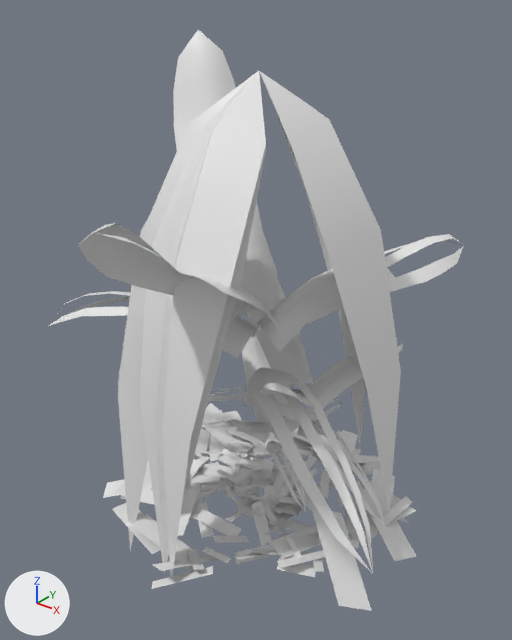
The OBJ model game/assets/models/plants/SM_Plant_HeliconiaYoung_Leaf.obj: old version first, new version second.
Rendered twice from a 50 mm camera at (1.61, -2.03, 2.15) aimed at (-0.02, 0.01, 0.89). Every picture has the same lights, and +X, +Y and +Z are marked at lower left. The first picture is the older version. Where no turn or scale is listed for an object, it has been applied to the vertices. Vertices at exactly the same position are counted once.

In view in the first picture: 'SM_Plant_HeliconiaYoung_Leaf'.
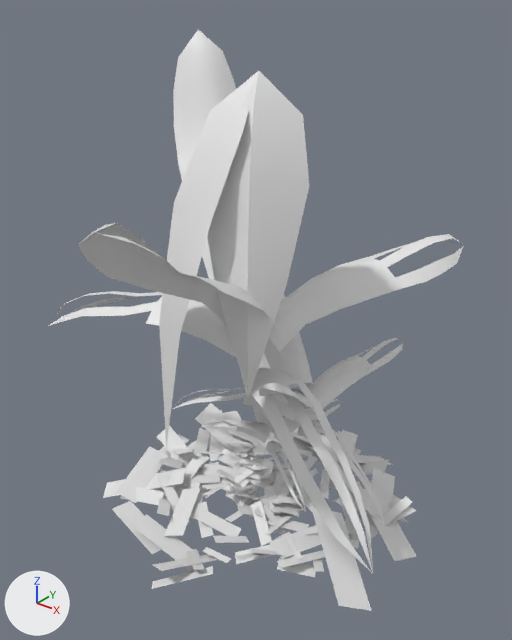
What the commit changed:
me_sm_plant_heliconiayoung_leaf is used by ob_sm_plant_heliconiayoung_leaf; location (0.0, 0.0, 0.0).
me_sm_plant_heliconiayoung_leaf had 1540 vertices, 1489 faces and spanned x -0.97..0.78, y -0.96..0.87, z -0.14..1.94.
me_sm_plant_heliconiayoung_leaf now has 1510 vertices, 1453 faces and spans x -0.97..0.78, y -0.96..0.87, z -0.05..1.94.
Part 1, on me_sm_plant_heliconiayoung_leaf:
31 vertices are removed from x -0.41..0.56, y -0.6..0.48, z -0.14..1.71.
38 faces are deleted.
19 vertices move from x -0.24..0.55, y -0.57..0.34, z -0.04..1.71 to x -0.27..0.25, y -0.39..0.02, z 0.39..1.77.
1 vertex is added at (0.16, -0.26, 0.72).
2 new faces join them.

Changed parts and their boxes (x1, y1, x2, y2) in the pictures (512 x 640 px):
part 1 of me_sm_plant_heliconiayoung_leaf, cut back: before (118, 71, 401, 577); after (159, 71, 309, 449)
